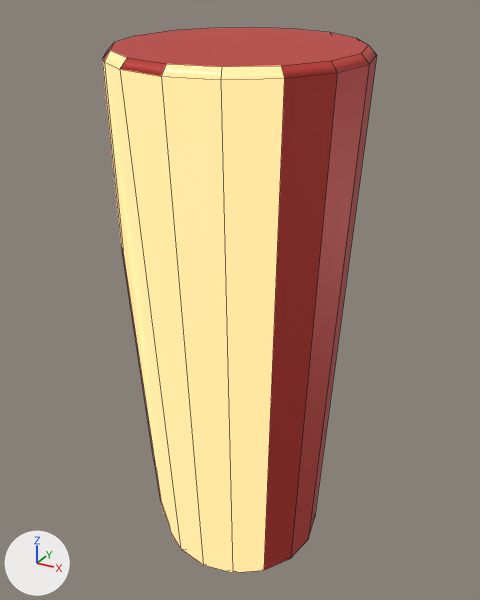
The FBX model Art/Export/Armor/SM_SB_Armor_calf_r.fbx: old version first, new version second.
Camera for both pictures: a 50 mm camera at (0.072, -0.381, 0.536) aimed at (-0.141, 0.007, 0.342). Arrows for +X, +Y and +Z are at lower left; the lights stay in place. The older version comes first. Mesh edges are drawn as thin lines.

Names of what the first picture shows: 'SM_SB_Armor_calf_r'.
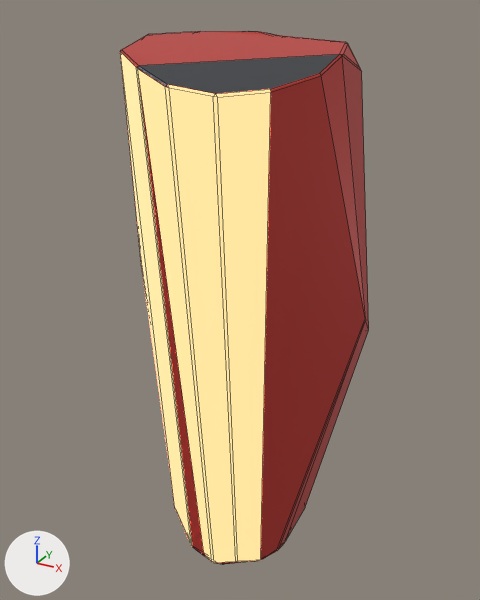
Boxes (x1, y1, x2, y2) around the edits, measured in the pictures (480 x 600 px):
'SM_SB_Armor_calf_r', reshaped (9% narrower)
    before: (102, 27, 377, 573)
    after: (120, 31, 369, 564)

The change in detail:
Material 'M_Gunmetal' (mat_m_gunmetal) is new.
Its base color is (0.1, 0.105, 0.115) (dark grey #595b5f).
Its metallic is 0.8.
Its roughness is 0.42.
me_sm_sb_armor_calf_r is used by ob_sm_sb_armor_calf_r; location (0.0, 0.0, 0.0); rotation (0.0, -3.142, 0.0), in degrees (0, -180, 0); scale (-0.01, -0.01, -0.01).
me_sm_sb_armor_calf_r had 77 vertices, 60 faces and spanned x -20.0..-4.6, y -6.5..10.4, z 14.2..52.4.
me_sm_sb_armor_calf_r now has 143 vertices, 150 faces and spans x -21.9..-5.1, y -11.4..10.4, z 13.0..52.2.
me_sm_sb_armor_calf_r part 1: the loose piece of 76 vertices spanning x -20.0..-4.6, y -6.5..10.4, z 14.2..52.4 is rebuilt with 143 vertices and now spans x -21.9..-5.1, y -11.4..10.4, z 13.0..52.2.
Other edits to the shape of me_sm_sb_armor_calf_r do not show in these pictures.
me_sm_sb_armor_calf_r gains material mat_m_gunmetal (dark grey #595b5f).
